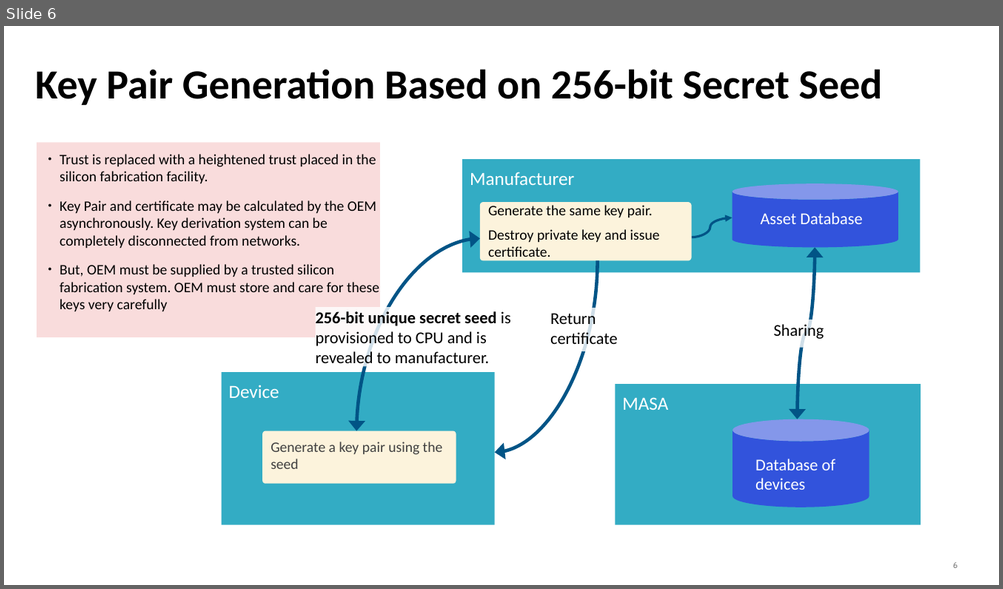
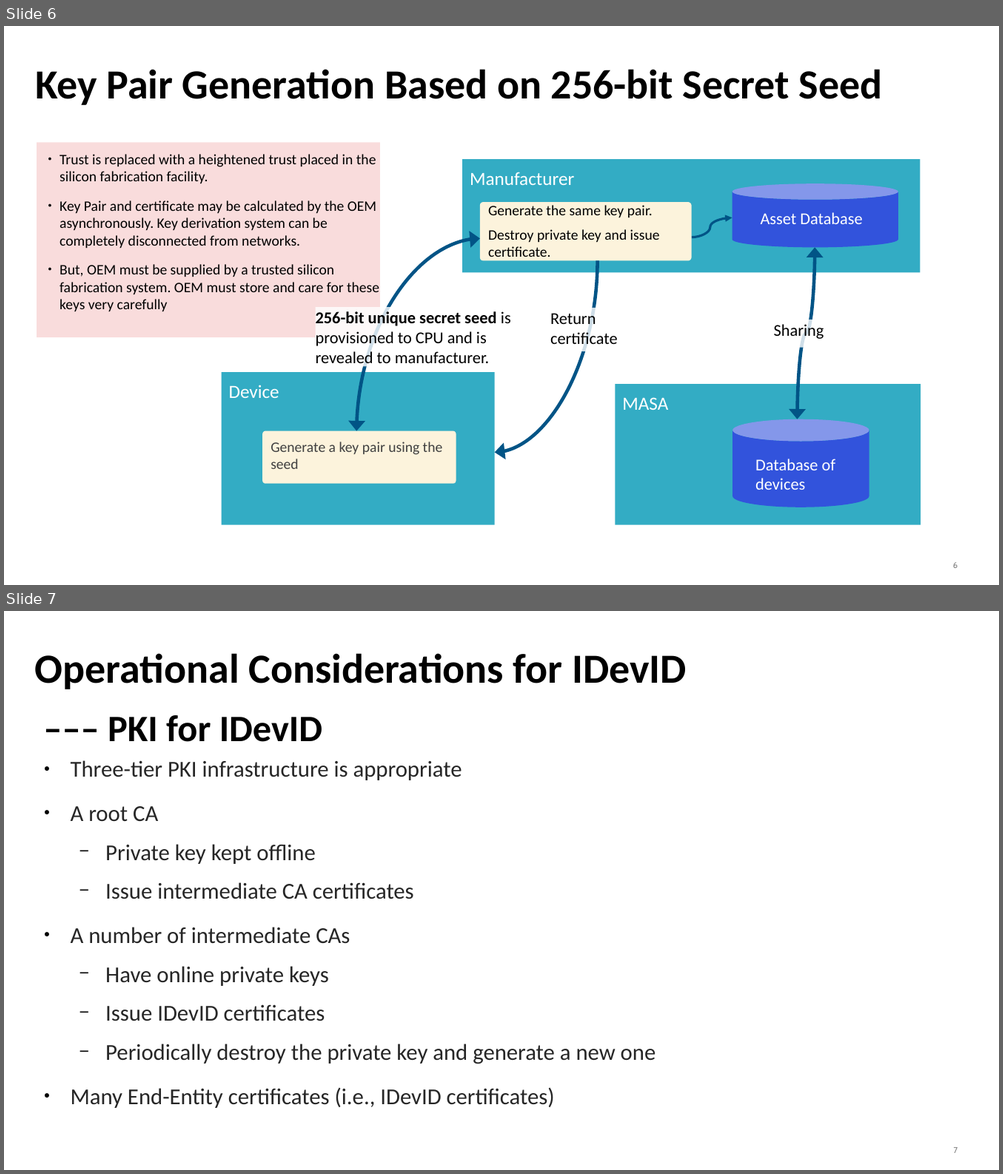
Before and after one commit to mcr/masa-operational-considerations, a slide deck: presentations/slides-anima-ietf107-masa-considerations.odp. Shown one above the other, each under a label of ours: slide 6 before the commit, slides 6 and 7 after it. The pictures are 1003x589 and 1003x1174 pixels, drawn with LibreOffice and Linux fonts; fonts in the diff are those of the drawing. Boxes give left, top, right and bottom in pixels: in the first picture for what was removed or moved away, otherwise in the second. Text is boxed around its words. In the diff, an @@ line names an element or a change of style, - is before the commit and + after.

```diff
--- a/presentations/slides-anima-ietf107-masa-considerations.odp
+++ b/presentations/slides-anima-ietf107-masa-considerations.odp
@@ slide 7 added at (4,611,999,1170), background #FFFFFF; not listed: 1 template element that a slide beside it also shows @@
@@ title added at (35,653,686,689), 40 pt, text #000000, bold @@
+Operational Considerations for IDevID
@@ title added at (108,715,322,742), 36 pt, text #000000, bold @@
+––– PKI for IDevID
@@ text added at (71,760,656,1108), 22 pt, text #262626 @@
+● Three-tier PKI infrastructure is appropriate
+● A root CA
+  − Private key kept offline
+  − Issue intermediate CA certificates
+● A number of intermediate CAs
+  − Have online private keys
+  − Issue IDevID certificates
+  − Periodically destroy the private key and generate a new one
+● Many End-Entity certificates (i.e., IDevID certificates)
```
Also in this commit, not shown: 1 slide changed, 6 other slides added.
